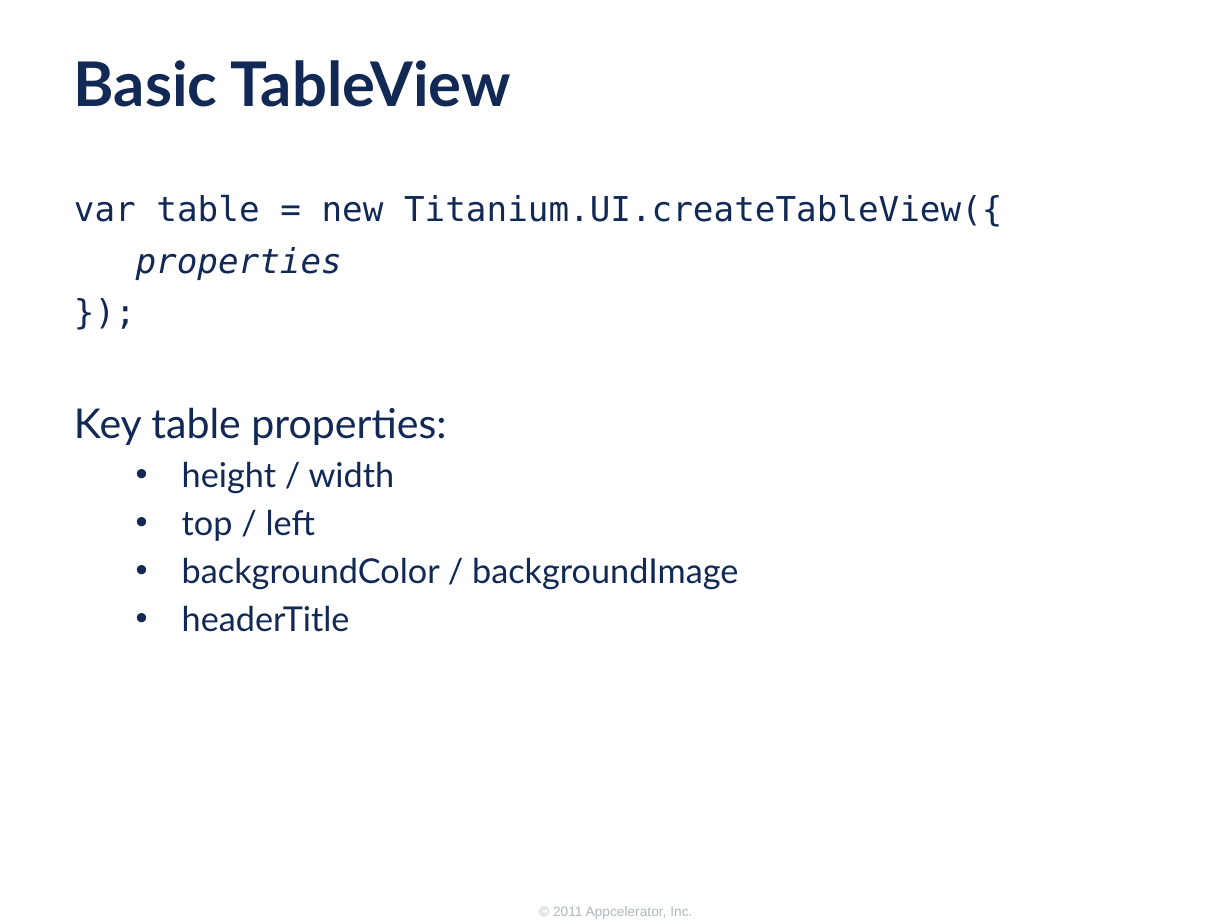
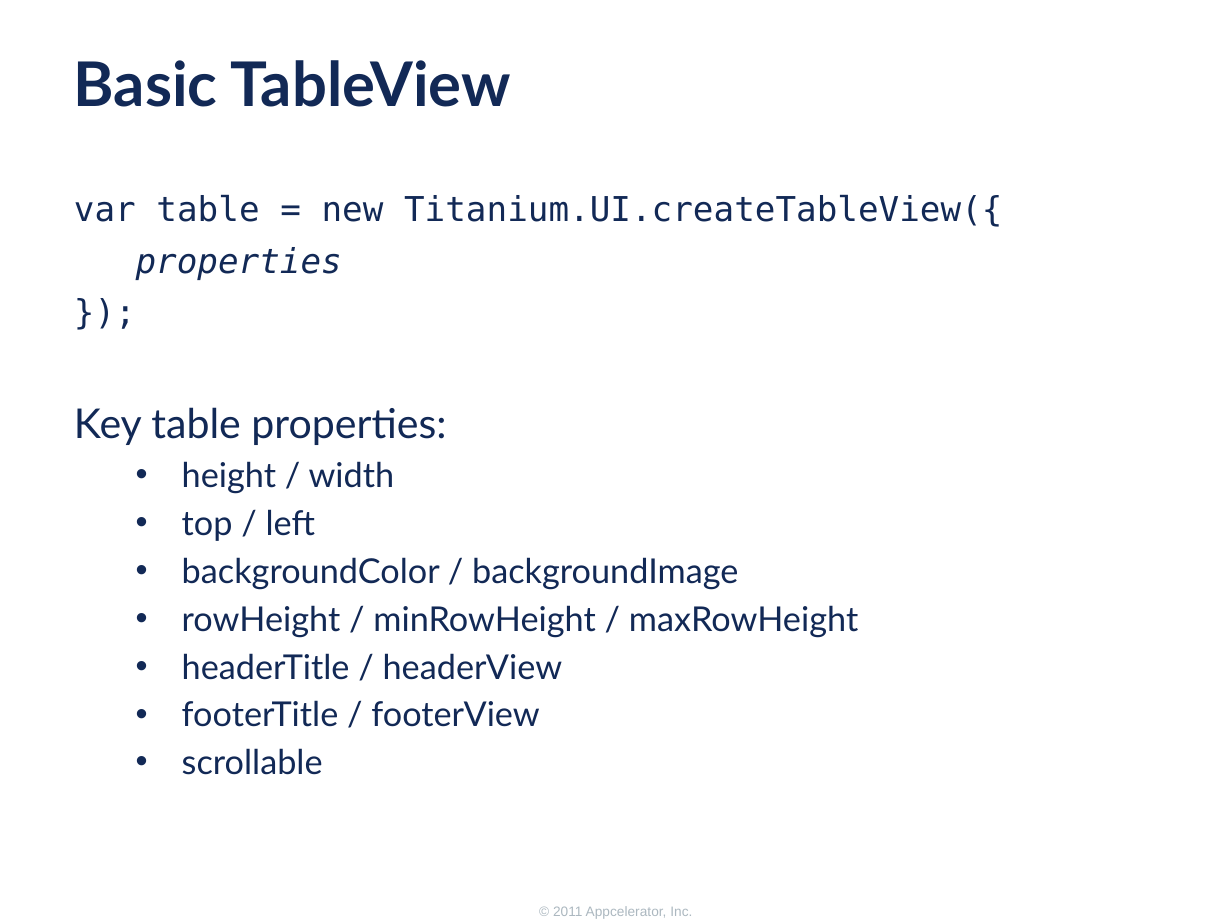
Before and after one commit to appcelerator-forks/appcelerator-training.tcmd_certification, a slide deck: slide 4 of 345/345.pptx. Drawn at 1232x924 pixels with LibreOffice and Linux fonts; fonts in the diff are those of the drawing; background and template pictures are left out. Boxes give left, top, right and bottom in pixels: in the first picture for what was removed or moved away, otherwise in the second. Text is boxed around its words. In the diff, an @@ line names an element or a change of style, - is before the commit and + after.

```diff
--- a/345/345.pptx
+++ b/345/345.pptx
@@ text at bbox=[182, 605, 858, 775]: text changed @@
-  • headerTitle
+  • rowHeight / minRowHeight / maxRowHeight
+  • headerTitle / headerView
+  • footerTitle / footerView
+  • scrollable
```
Also in this commit, not shown: 8 other slides changed, 2 slides removed, 1 other file.
